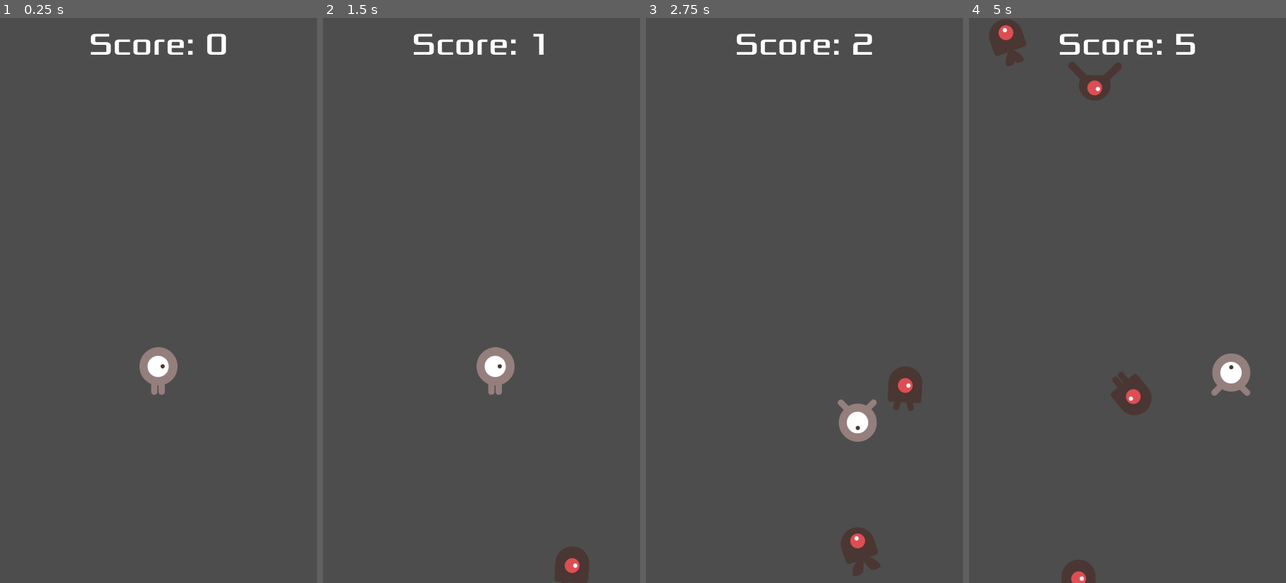
Above: before the commit, frames 1-4 (left to right).
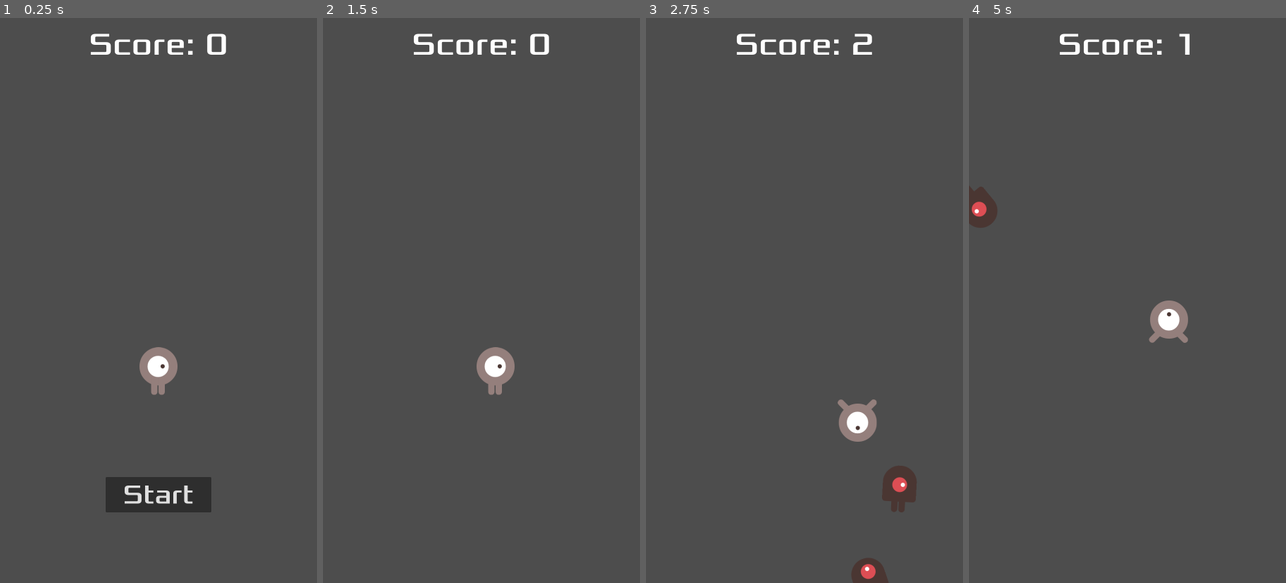
Above: after the commit, the same moments.

Repository: lichen63/godot-games
Game: Godot game, scene res://game/game.tscn
Same seed, same stepped clock (60 frames per second), same inputs: the game is played once before the commit and once after it.
Inputs (mouse positions are in pixels of both pictures, inside the frame that each line leads up to):
- Up to frame 1 (0.25 s): no input
- Up to frame 2 (1.5 s): click (481, 492) at 0.5 s, where only the run after the commit has a clickable "Start"; hold D (player_action_right) from 1.28 s (still down)
- Up to frame 3 (2.75 s): release D (player_action_right) at 2.03 s; hold S (player_action_down) from 2.03 s (still down)
- Up to frame 4 (5 s): release S (player_action_down) at 2.78 s; hold D (player_action_right) 2.78-3.5 s; click (1127, 492) at 3.5 s, where only the run after the commit has a clickable "Start"; hold W (player_action_up) from 4.28 s (still down)

The runs differ from the first frame. In frame 1, 2.1% of the frame differs, in the area x 33-67%, y 81-88%; in frame 2, 0.8%; in frame 3, 2.1%; in frame 4, 4.2%, in the area x 0-89%, y 0-100%.

Commit message:
add start game button and update game state

Diff:
--- a/dodge_the_creeps/game/game.gd
+++ b/dodge_the_creeps/game/game.gd
@@ -1,17 +1,19 @@
 extends Node2D
-
 
 const ENEMY_SCENE: PackedScene = preload("res://enemy/enemy.tscn")
 
 var score_: int = 0
+var game_state_: Configs.GameState = Configs.GameState.IDLE
 
+@onready var player_: Node2D = $Player
 @onready var spawn_enemy_timer_: Timer = $SpawnEnemyTimer
 @onready var score_timer_: Timer = $ScoreTimer
 @onready var ui_control_: Control = $UIControl
 
 func _ready():
-    spawn_enemy_timer_.start()
-    score_timer_.start()
+    player_.connect("player_died", Callable(self, "_on_player_died"))
+    ui_control_.connect("game_started", Callable(self, "_on_game_started"))
+    update_game_state(game_state_)
 
 func _on_spawn_enemy_timer_timeout() -> void:
     add_child(ENEMY_SCENE.instantiate())
@@ -19,3 +21,30 @@
 func _on_score_timer_timeout() -> void:
     score_ += 1
     ui_control_.update_score(score_)
+
+func _on_player_died() -> void:
+    update_game_state(Configs.GameState.GAME_OVER)
+
+func _on_game_started() -> void:
+    update_game_state(Configs.GameState.PLAYING)
+
+func _reload_current_scene() -> void:
+    get_tree().reload_current_scene()
+
+func update_game_state(game_state: Configs.GameState) -> void:
+    if game_state_ == game_state:
+        return
+    game_state_ = game_state
+    match game_state:
+        Configs.GameState.IDLE:
+            spawn_enemy_timer_.stop()
+            score_timer_.stop()
+            score_ = 0
+        Configs.GameState.PLAYING:
+            spawn_enemy_timer_.start()
+            score_timer_.start()
+        Configs.GameState.GAME_OVER:
+            spawn_enemy_timer_.stop()
+            score_timer_.stop()
+            call_deferred("_reload_current_scene")
+    ui_control_.update_game_state(game_state)
--- /dev/null
+++ b/dodge_the_creeps/global/configs.gd
@@ -0,0 +1,7 @@
+extends Node
+
+enum GameState {
+    IDLE,
+    PLAYING,
+    GAME_OVER
+}
--- a/dodge_the_creeps/player/player.gd
+++ b/dodge_the_creeps/player/player.gd
@@ -1,4 +1,6 @@
 extends Node2D
+
+signal player_died
 
 #region Player constants
 const PLAYER_ACTION_LEFT: String = "player_action_left"
@@ -27,8 +29,7 @@
 func _on_area_2d_area_entered(area: Area2D) -> void:
     if not area.get_parent().is_in_group("enemies"):
         return
-    print("Game Over!")
-    relead_scene.call_deferred()
+    player_died.emit()
 
 func clamp_to_screen(pos: Vector2) -> Vector2:
     var viewport_rect = get_viewport().get_visible_rect()
@@ -54,6 +55,3 @@
     animated_sprite_.flip_h = flip_h
     animated_sprite_.flip_v = flip_v
     animated_sprite_.play()
-
-func relead_scene() -> void:
-    get_tree().reload_current_scene()
--- a/dodge_the_creeps/project.godot
+++ b/dodge_the_creeps/project.godot
@@ -14,6 +14,10 @@
 run/main_scene="res://game/game.tscn"
 config/features=PackedStringArray("4.3", "Mobile")
 config/icon="res://icon.svg"
+
+[autoload]
+
+Configs="*res://global/configs.gd"
 
 [display]
 
--- a/dodge_the_creeps/ui/uicontrol.gd
+++ b/dodge_the_creeps/ui/uicontrol.gd
@@ -1,12 +1,30 @@
 extends Control
+
+signal game_started
 
 const SCORE_PREFIX: String = "Score: "
 
-@onready var label_: Label = $Label
+@onready var score_label_: Label = $ScoreLabel
+@onready var start_button_: Button = $StartButton
 
 # Called when the node enters the scene tree for the first time.
 func _ready() -> void:
     pass # Replace with function body.
 
 func update_score(score: int) -> void:
-    label_.text = SCORE_PREFIX + str(score)
+    score_label_.text = SCORE_PREFIX + str(score)
+
+func update_game_state(game_state: Configs.GameState) -> void:
+    match game_state:
+        Configs.GameState.IDLE:
+            score_label_.visible = true
+            start_button_.visible = true
+        Configs.GameState.PLAYING:
+            score_label_.visible = true
+            start_button_.visible = false
+        Configs.GameState.GAME_OVER:
+            score_label_.visible = true
+            start_button_.visible = true
+
+func _on_start_button_button_down() -> void:
+    game_started.emit()
--- a/dodge_the_creeps/ui/uicontrol.tscn
+++ b/dodge_the_creeps/ui/uicontrol.tscn
@@ -15,7 +15,7 @@
 offset_bottom = 2000.0
 color = Color(0.423651, 0.423651, 0.423651, 1)
 
-[node name="Label" type="Label" parent="."]
+[node name="ScoreLabel" type="Label" parent="."]
 layout_mode = 0
 offset_right = 900.0
 offset_bottom = 150.0
@@ -24,3 +24,19 @@
 text = "Score: 0"
 horizontal_alignment = 1
 vertical_alignment = 1
+
+[node name="StartButton" type="Button" parent="."]
+layout_mode = 1
+anchors_preset = 5
+anchor_left = 0.5
+anchor_right = 0.5
+offset_left = 300.0
+offset_top = 1300.0
+offset_right = 600.0
+offset_bottom = 1400.0
+grow_horizontal = 2
+theme_override_fonts/font = ExtResource("1_ae7jf")
+theme_override_font_sizes/font_size = 76
+text = "Start"
+
+[connection signal="button_down" from="StartButton" to="." method="_on_start_button_button_down"]
